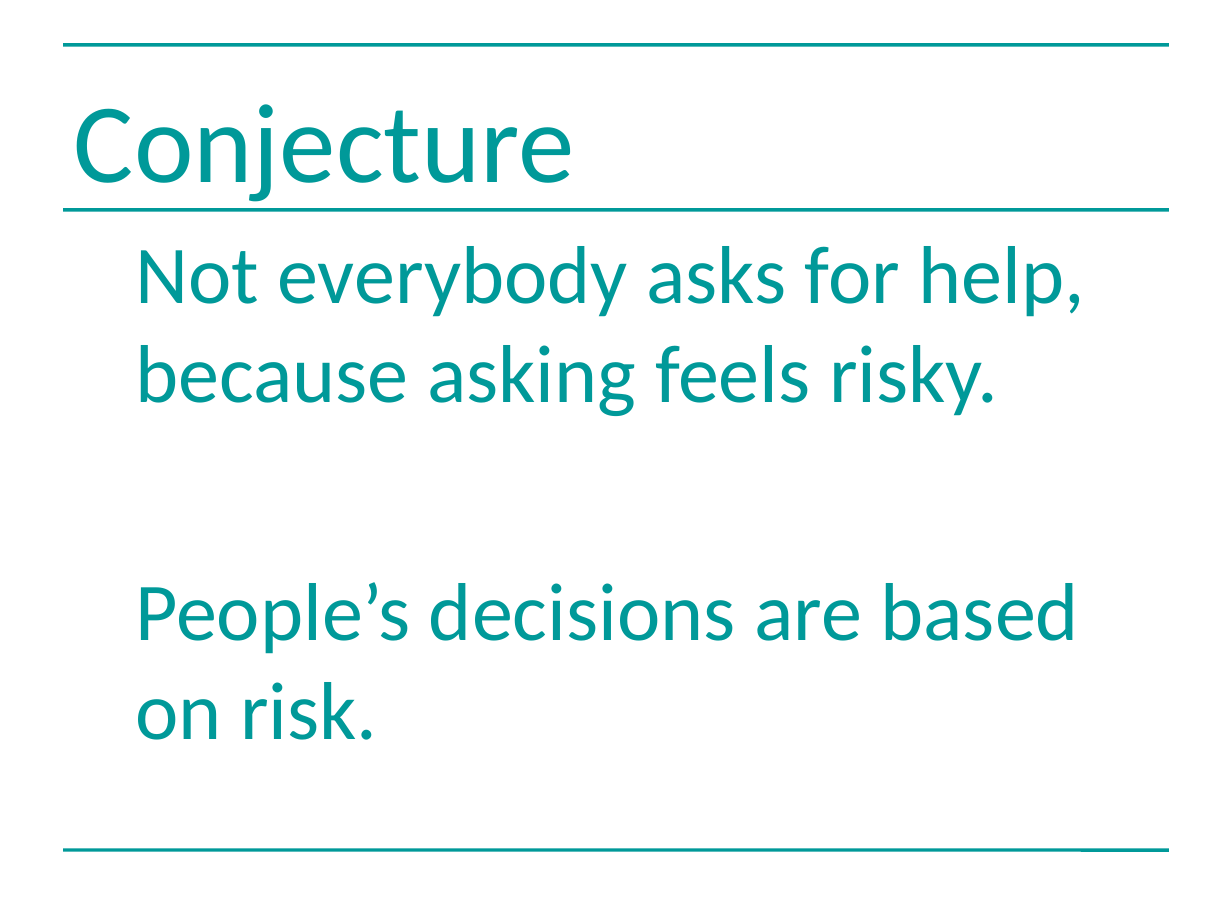
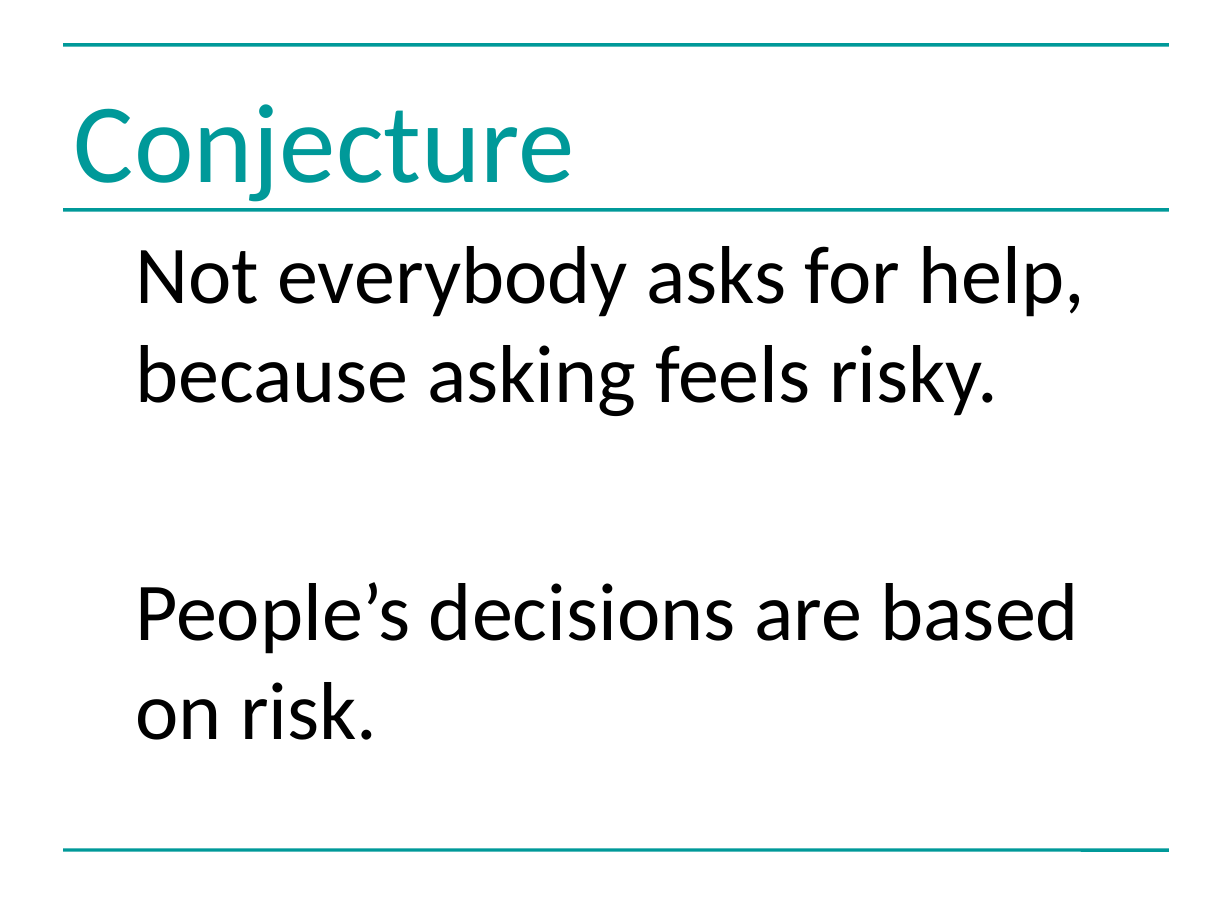
Before and after one commit to greenape/bsps2015, a slide deck: slide 6 of presentation/risky_aging_bsps.ppt. Drawn at 1232x924 pixels with LibreOffice and Linux fonts; fonts in the diff are those of the drawing. Boxes give left, top, right and bottom in pixels: in the first picture for what was removed or moved away, otherwise in the second. Text is boxed around its words. In the diff, an @@ line names an element or a change of style, - is before the commit and + after.

```diff
--- a/presentation/risky_aging_bsps.ppt
+++ b/presentation/risky_aging_bsps.ppt
@@ text "Not everybody asks for help, ..." at [135, 246, 1085, 740]: text colour #009999 to #000000 @@
```
Also in this commit, not shown: 5 other slides changed, 4 slides added, 2 slides removed.
